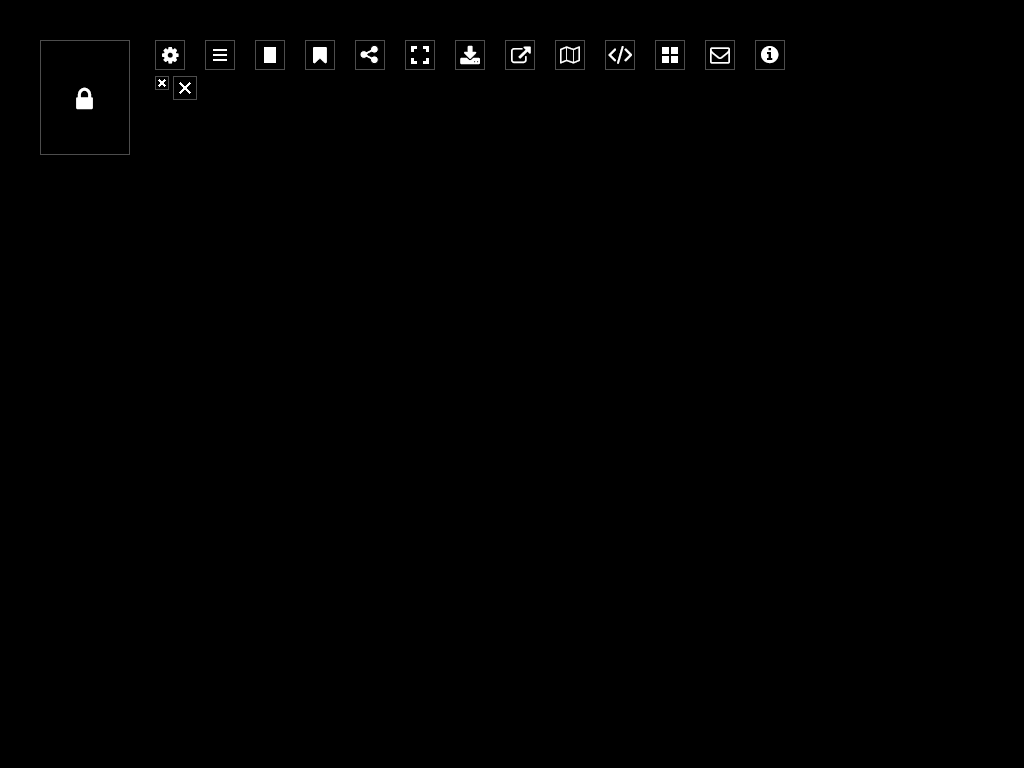
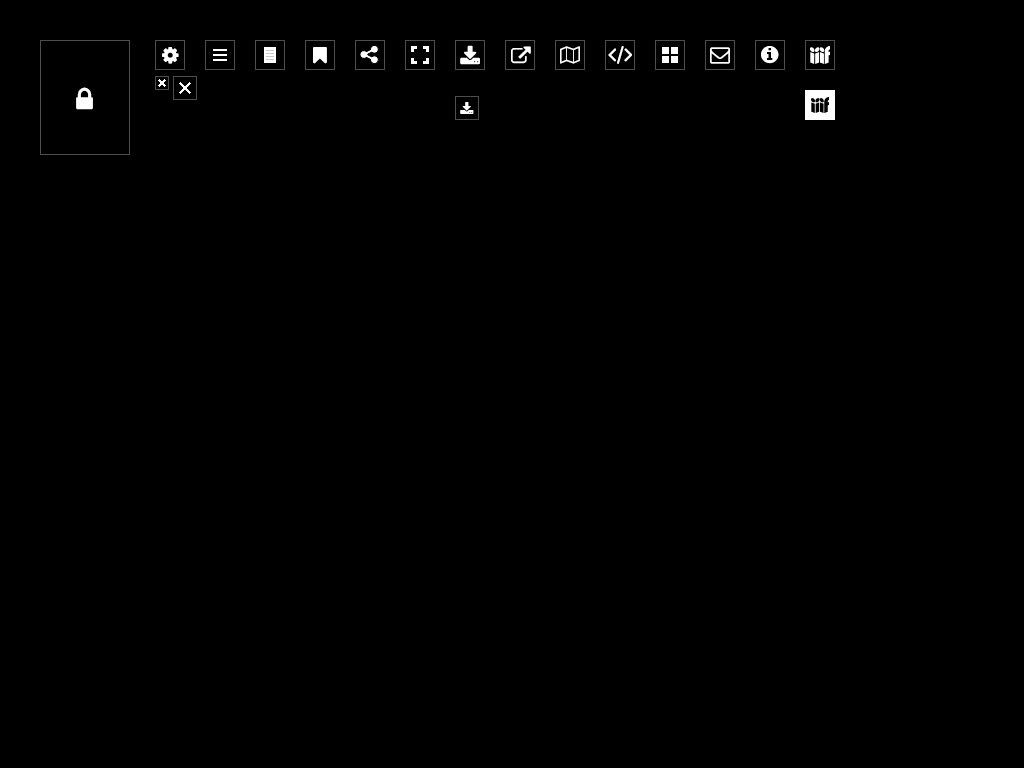
Before/after of a w=1024, h=768 layered artwork. What changed in the layer stack:
added group "iiif inverted" with 2 layers above "iiif" over [left=805, top=90, right=835, bottom=120]
added layer "IIIF-logo-colored-text" (1st of 2, in "iiif inverted") in group "iiif inverted" over [left=811, top=97, right=829, bottom=113]
added layer "Layer 3 copy 7" (1st of 3, in "iiif inverted") in group "iiif inverted" over [left=805, top=90, right=835, bottom=120]
added group "iiif" with 2 layers above "moreinfo" over [left=805, top=40, right=835, bottom=70]
added layer "IIIF-logo-colored-text" (2nd of 2, in "iiif") in group "iiif" over [left=810, top=46, right=830, bottom=64]
added layer "Layer 3 copy 7" (2nd of 3, in "iiif") in group "iiif" over [left=805, top=40, right=835, bottom=70]
added group "download small" with 2 layers above "download" over [left=455, top=96, right=479, bottom=120]
added layer (unnamed layer) (4th of 9, in "download small") in group "download small" over [left=460, top=102, right=474, bottom=114]
added layer "Layer 3 copy 5" (1st of 2, in "download small") in group "download small" over [left=455, top=96, right=479, bottom=120]
added layer "one-up-lines" in group "paging" over [left=266, top=50, right=274, bottom=60]
hid "one-up" over [left=266, top=50, right=274, bottom=60]
